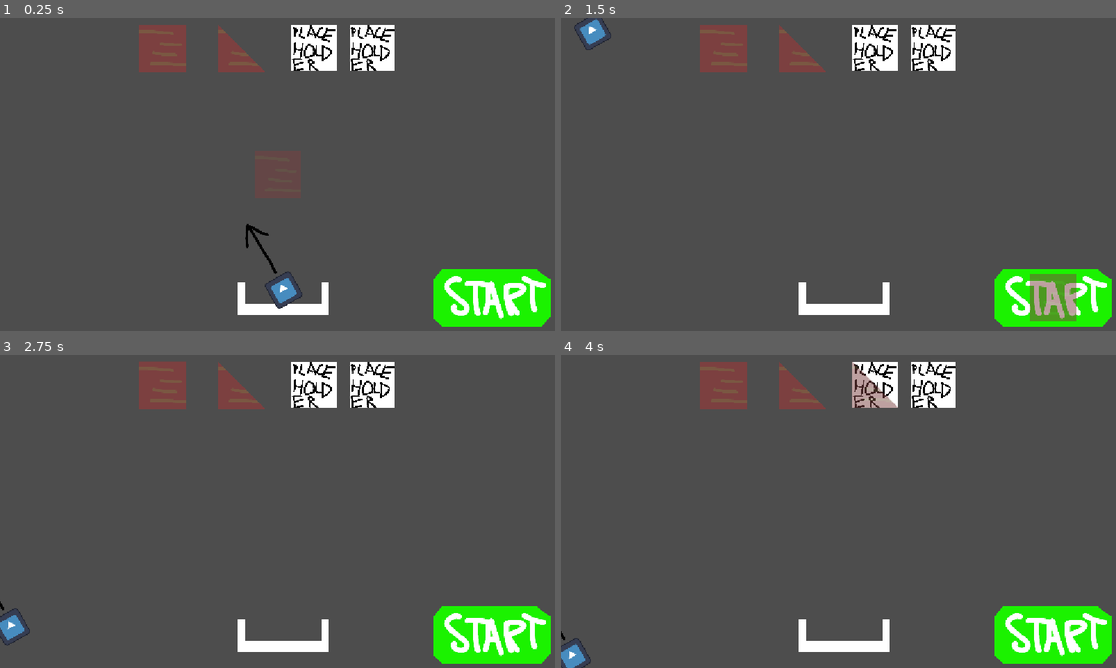
Above: before the commit, frames 1-4 (two rows, left to right).
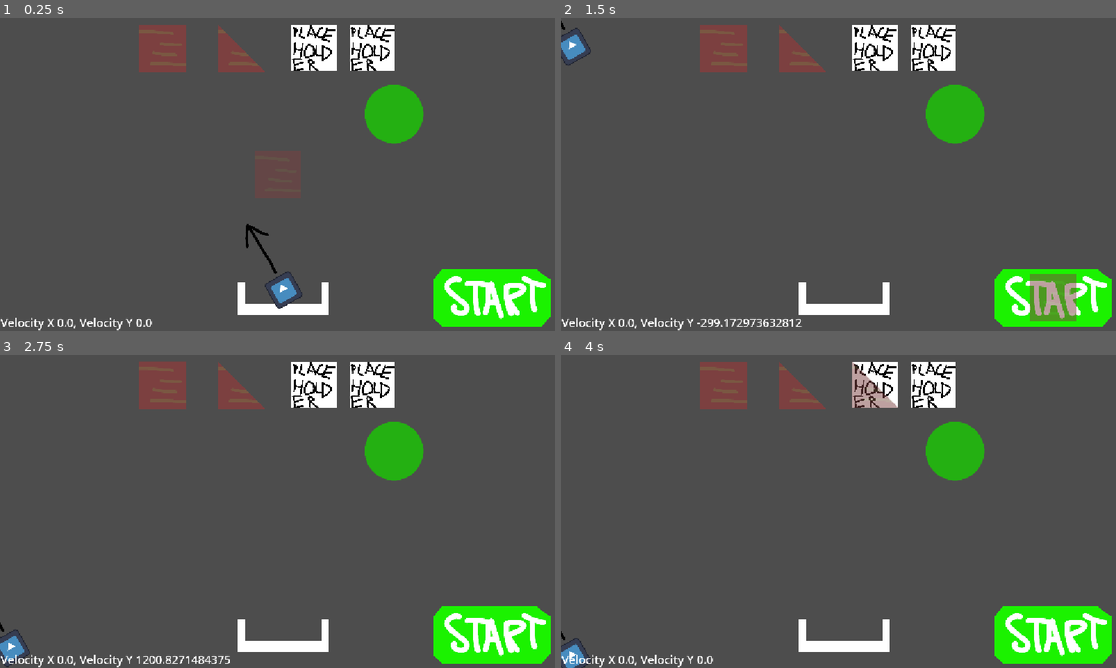
Above: after the commit, the same moments.

Repository: GizzyUwU/haven-bounceback
Game: Godot game, scene res://level.tscn
The game is run twice, just before and just after one commit, with the same random seed, the same clock (stepped at 60 frames per second) and the same inputs. The engine's default icon, where the game draws it, is replaced by a stand-in: a white triangle on a blue panel in a dark square.
Inputs (mouse positions are in pixels of both pictures, inside the frame that each line leads up to):
- Up to frame 1 (0.25 s): no input
- Up to frame 2 (1.5 s): click (1054, 296) at 0.5 s; click (1054, 296) at 1.25 s
- Up to frame 3 (2.75 s): click (160, 386) at 2 s
- Up to frame 4 (4 s): click (805, 386) at 2.75 s; click (877, 383) at 3.5 s

The runs differ from the first frame. In frame 1, 1.8% of the frame differs, in the area x 0-77%, y 21-100%; in frame 2, 2.6%, in the area x 0-77%, y 0-100%; in frame 3, 2.5%; in frame 4, 1.8%.

Commit message:
git commit arson

Diff:
--- /dev/null
+++ b/audio_stream_player.gd
@@ -0,0 +1,12 @@
+extends AudioStreamPlayer
+
+
+func _ready() -> void:
+	var audios = get_meta("Audios")
+	print("goog")
+	for i in range(0, 99999999):
+		audios.shuffle()
+		for j in range(0, len(audios)):
+			self.stream = load(audios[j])
+			self.play()
+			await self.finished
--- a/ball.gd
+++ b/ball.gd
@@ -1,9 +1,10 @@
 extends CharacterBody2D
 
 
-const ROTSPEED = 0.1
-const LAUNCHSPEED = 2000
+const LAUNCHSPEED = 1500
+const BOUNCE_STRENGTH = 1
 var angle
+var checkpoint = 0
 
 func _physics_process(delta: float) -> void:
 	if not is_on_floor():
@@ -11,8 +12,15 @@
 
 	# Get the input direction and handle the movement/deceleration.
 	# As good practice, you should replace UI actions with custom gameplay actions.
+	var collision = move_and_collide(velocity * delta)
+	if collision:
+		velocity = velocity.bounce(collision.get_normal()) * BOUNCE_STRENGTH
+
 
 	move_and_slide()
+
+func _process(delta: float) -> void:
+	$"../VelocityLabel".text = "Velocity X " + str(velocity.x) + ", Velocity Y " + str(velocity.y)
 
 func _ready():
 	angle = deg_to_rad(randf_range(-50, 50))
--- a/level.tscn
+++ b/level.tscn
@@ -11,6 +11,9 @@
 [ext_resource type="Texture2D" uid="uid://cv6unach6wkyu" path="res://start.png" id="6_8cye3"]
 [ext_resource type="Script" uid="uid://dlowx4var0sos" path="res://start_button.gd" id="7_2orkt"]
 [ext_resource type="Texture2D" uid="uid://jc7neavorb3w" path="res://arrow.png" id="8_i2t4f"]
+[ext_resource type="Script" uid="uid://u5nk8n7f72gh" path="res://win.gd" id="12_8b0r0"]
+[ext_resource type="Texture2D" uid="uid://dn8uvhk7khnb3" path="res://win.png" id="12_aicyk"]
+[ext_resource type="Script" uid="uid://dy78x0iwil6x4" path="res://audio_stream_player.gd" id="14_h6smj"]
 
 [sub_resource type="TileSetAtlasSource" id="TileSetAtlasSource_0b4ue"]
 texture = ExtResource("1_vonw3")
@@ -9754,6 +9757,9 @@
 [sub_resource type="RectangleShape2D" id="RectangleShape2D_q4d1p"]
 size = Vector2(91.5, 1362.665)
 
+[sub_resource type="CircleShape2D" id="CircleShape2D_7521t"]
+radius = 128.0
+
 [node name="Node2D" type="Node2D" unique_id=1959406539]
 
 [node name="TileMapLayer" type="TileMapLayer" parent="." unique_id=700108364]
@@ -9890,6 +9896,29 @@
 position = Vector2(-1269.25, 2361.9976)
 shape = SubResource("RectangleShape2D_q4d1p")
 
+[node name="win" type="Area2D" parent="." unique_id=165197714]
+position = Vector2(1000, -763.095)
+script = ExtResource("12_8b0r0")
+
+[node name="Sprite2D" type="Sprite2D" parent="win" unique_id=818647322]
+texture = ExtResource("12_aicyk")
+
+[node name="CollisionShape2D" type="CollisionShape2D" parent="win" unique_id=1936490462]
+shape = SubResource("CircleShape2D_7521t")
+
+[node name="AudioStreamPlayer" type="AudioStreamPlayer" parent="." unique_id=1735416923]
+script = ExtResource("14_h6smj")
+metadata/Audios = ["res://audio/DanielH27 - Kiwi.mp3"]
+
+[node name="VelocityLabel" type="Label" parent="." unique_id=322359458]
+offset_left = -1210.0
+offset_top = 111.0
+offset_right = 411.0
+offset_bottom = 180.0
+theme_override_font_sizes/font_size = 50
+text = "sfdzdfsfdsfd"
+
 [connection signal="pressed" from="Camera2D/BlockButton" to="Camera2D/BlockButton" method="_on_pressed"]
 [connection signal="pressed" from="Camera2D/WedgeButton" to="Camera2D/WedgeButton" method="_on_pressed"]
 [connection signal="pressed" from="Camera2D/StartButton" to="Camera2D/StartButton" method="_on_pressed"]
+[connection signal="body_entered" from="win" to="win" method="_on_body_entered"]
--- a/start_button.gd
+++ b/start_button.gd
@@ -8,7 +8,6 @@
 
 # Called every frame. 'delta' is the elapsed time since the previous frame.
 func _process(delta: float) -> void:
-	print($"../../Ball".velocity.x, "  ", $"../../Ball".velocity.y)
 	pass
 
 
--- /dev/null
+++ b/win.gd
@@ -0,0 +1,18 @@
+extends Area2D
+
+
+# Called when the node enters the scene tree for the first time.
+func _ready() -> void:
+	position.x = randf_range(-1000, 1000)
+	pass # Replace with function body.
+
+
+# Called every frame. 'delta' is the elapsed time since the previous frame.
+func _process(delta: float) -> void:
+	pass
+
+
+func _on_body_entered(body: Node2D) -> void:
+	if body is CharacterBody2D:
+		print("p1")
+		$"../Ball".checkpoint = 1
Not shown, added: audio/DanielH27 - Kiwi.mp3.import
Not shown, added: audio_stream_player.gd.uid
Not shown, added: win.gd.uid
Binary file added: win.png
Not shown, added: win.png.import
Not shown, added: audio/DanielH27 - Kiwi.mp3
